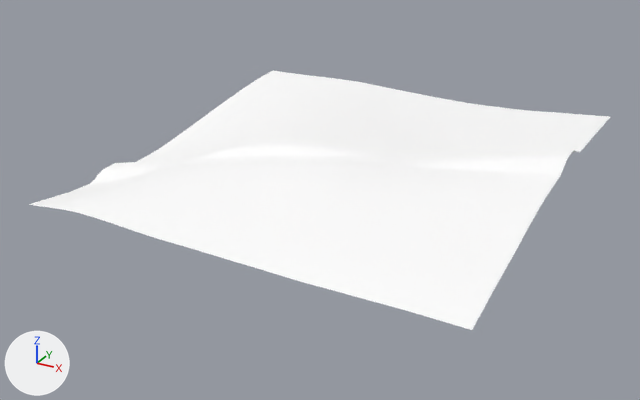
An edit to the glTF model games/yorimichi/assets/belmonte/meshes/SM_BM_BT_Terrain_5_2.glb, drawn before and after from the same camera.
The view is the same before and after, from a 50 mm lens placed at (611.0, -403.0, 186.0), pointed at (377.0, 23.0, -27.0). The axes (+X, +Y, +Z) are drawn at lower left. The lights are the same throughout. The older version comes first.

The older version as bpy lines, for what is in view:
```python
me_sm_bt_terrain_5_2 = bpy.data.meshes.new('SM_BT_Terrain_5_2')
me_sm_bt_terrain_5_2.from_pydata(...)  # 2283 vertices, 4421 faces; spans x 256.0..512.0, y -88.0..168.0, z -18.0..14.0
me_sm_bt_terrain_5_2.materials.append(mat_bm_000_m_terrain_037)
ob_sm_bm_bt_terrain_5_2 = bpy.data.objects.new('SM_BM_BT_Terrain_5_2', me_sm_bt_terrain_5_2)
ob_sm_bm_bt_terrain_5_2.location = (0.0, 0.0, 0.0)
```
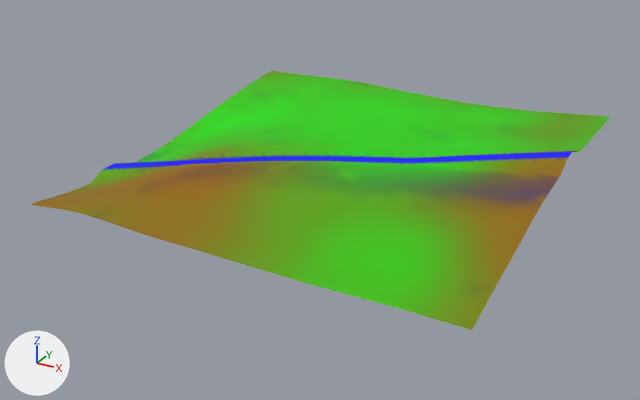
Location of each change, [x1, y1, x2, y2] in pixels of the pictures (640 x 400 px):
part 1 of me_sm_bt_terrain_5_2, recoloured (white to green)
    both: [91, 70, 610, 320]
part 2 of me_sm_bt_terrain_5_2, recoloured (white to blue)
    both: [105, 151, 573, 170]
part 3 of me_sm_bt_terrain_5_2, recoloured (darker)
    both: [30, 150, 577, 330]

What changed in the scene script:
```text
Change me_sm_bt_terrain_5_2:
    where me_sm_bt_terrain_5_2.from_pydata(...)  # 2283 vertices, 4421 faces; spans x 256.0..512.0, y -88.0..168.0, z -18.0..14.0
    used by ob_sm_bm_bt_terrain_5_2; location = (0.0, 0.0, 0.0)
    me_sm_bt_terrain_5_2 part 1: 2330 faces centred in x 256.0..510.0, y -86.0..165.0, z -17.0..10.0 are repainted in the vertex colours; the middle colour goes from white #ffffff to green #39bf00
    me_sm_bt_terrain_5_2 part 2: 994 faces centred in x 256.0..511.0, y -27.0..66.0, z -12.0..14.0 are repainted in the vertex colours; the middle colour goes from white #ffffff to blue #0000ff
    me_sm_bt_terrain_5_2 part 3: 1097 faces centred in x 256.0..511.0, y -86.0..78.0, z -17.0..14.0 are repainted in the vertex colours; the middle colour goes from white #ffffff to dark yellow #747600
```
